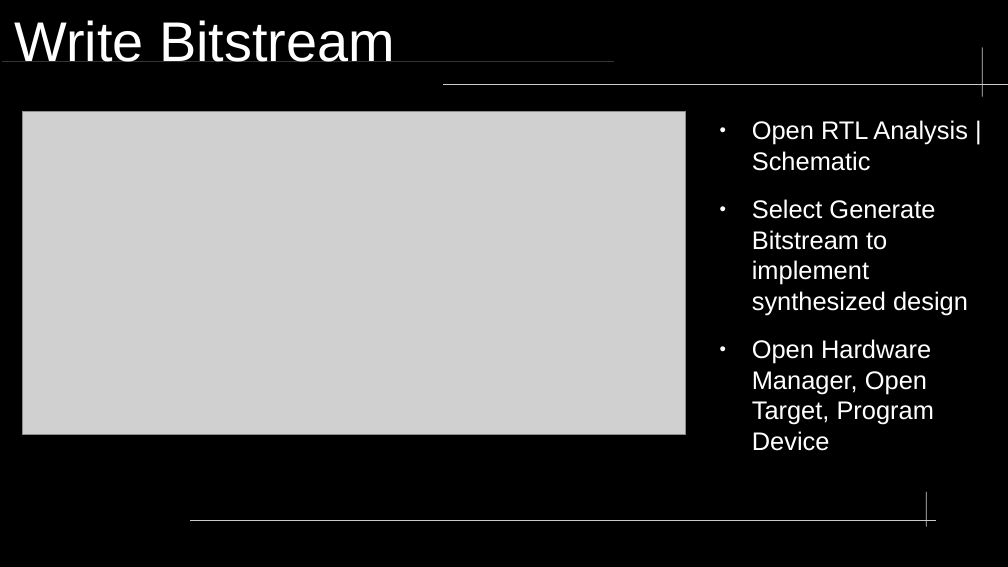
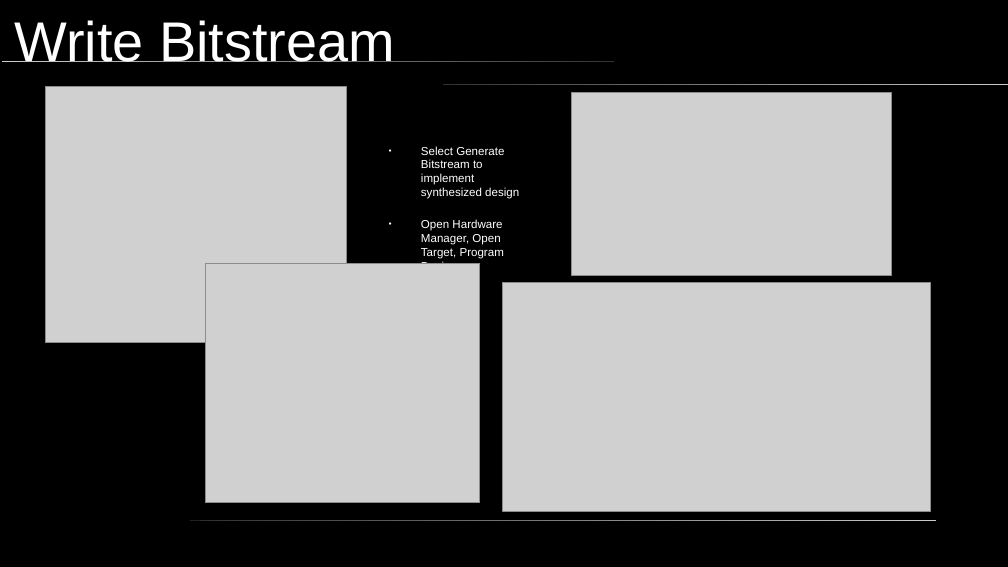
Before and after one commit to neiderm/retro_comp_fpga, a slide deck: slide 10 of docs/soc_t80_vga.odp (slide 9 before the commit). Drawn at 1008x567 pixels with LibreOffice and Linux fonts; fonts in the diff are those of the drawing; grey boxes stand for pictures; background and template pictures are left out. Boxes give left, top, right and bottom in pixels: in the first picture for what was removed or moved away, otherwise in the second. Text is boxed around its words. In the diff, an @@ line names an element or a change of style, - is before the commit and + after.

```diff
--- a/docs/soc_t80_vga.odp
+++ b/docs/soc_t80_vga.odp
@@ freeform shape removed at bbox=[982, 48, 983, 97] @@
@@ picture added at bbox=[46, 86, 347, 343] @@
@@ text "Select Generate Bitstream to implement ...": place and size @@
-text "Select Generate Bitstream to implement ..." at bbox=[752, 120, 968, 425]
+text "Select Generate Bitstream to implement ..." at bbox=[421, 146, 519, 259]
@@ text "Select Generate Bitstream to implement ..." at bbox=[421, 146, 519, 259]: size 20 to 9.1 pt @@
@@ picture added at bbox=[572, 92, 892, 275] @@
@@ text at bbox=[752, 120, 968, 171]: paragraph removed @@
-● Open RTL Analysis | Schematic
@@ picture: place and size @@
-picture at bbox=[23, 112, 686, 434]
+picture at bbox=[206, 263, 480, 503]
@@ picture added at bbox=[503, 283, 931, 512] @@
@@ freeform shape removed at bbox=[927, 492, 928, 527] @@
```
Also in this commit, not shown: 3 other slides changed, 8 slides added, 6 slides removed, 5 other files.
